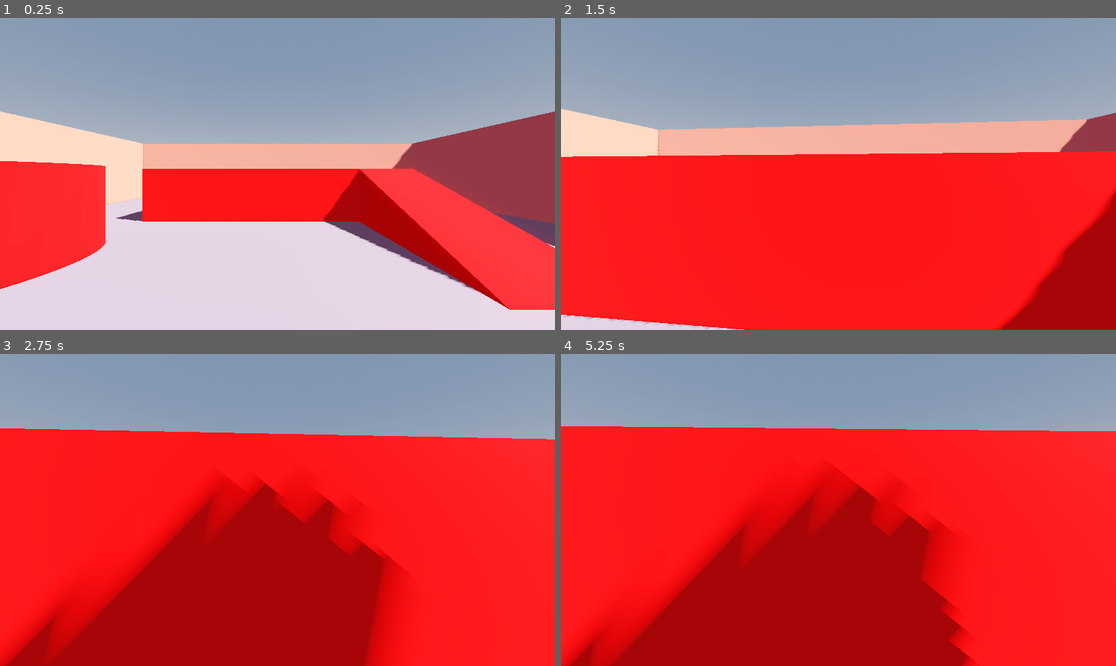
Above: before the commit, frames 1-4 (two rows, left to right).
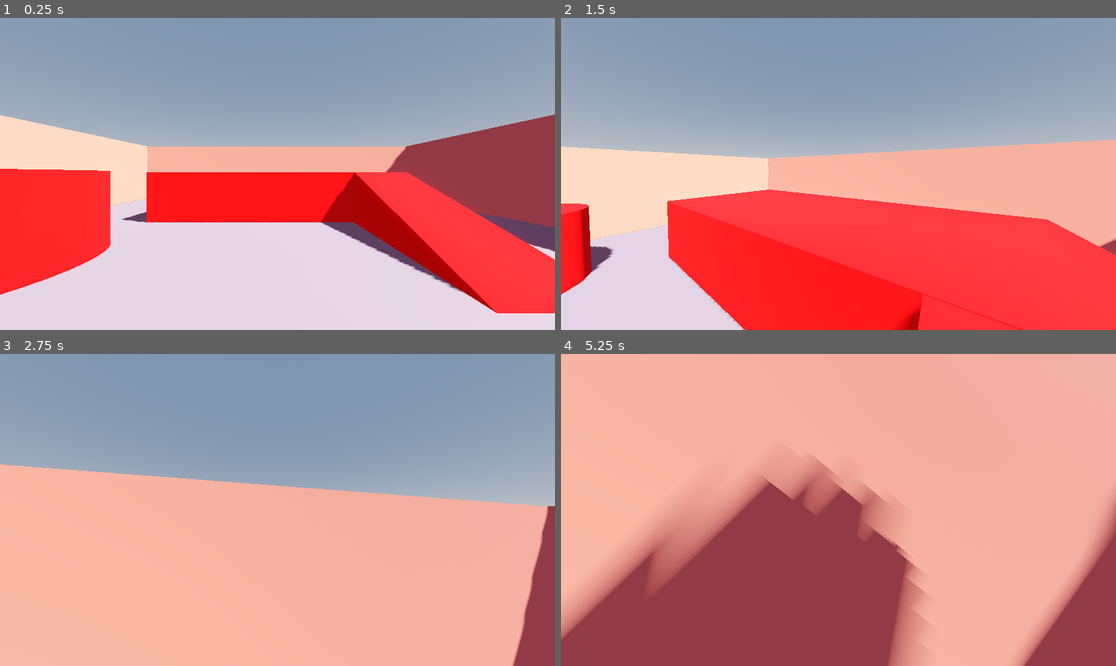
Above: after the commit, the same moments.

Repository: FastMinion/GodotFirstPersonTemplate
Game: Godot game, scene res://maps/map_dev.tscn
Same seed, same stepped clock (60 frames per second), same inputs: the game is played once before the commit and once after it.
Inputs (mouse positions are in pixels of both pictures, inside the frame that each line leads up to):
- Up to frame 1 (0.25 s): no input
- Up to frame 2 (1.5 s): move the mouse to (866, 174) at 0.52 s; hold Shift (run, bound only after the commit) 0.53-1.28 s; hold W (move_forward) from 0.53 s (still down); tap Space (jump) at 0.77 s; move the mouse to (810, 174) at 1.27 s; tap Shift (run, bound only after the commit) at 1.35 s
- Up to frame 3 (2.75 s): keep holding W (move_forward); tap Space (jump) at 1.52 s; move the mouse to (288, 503) at 2.02 s; hold Shift (run, bound only after the commit) from 2.03 s (still down)
- Up to frame 4 (5.25 s): keep holding W (move_forward); move the mouse to (832, 516) at 2.77 s; release Shift (run, bound only after the commit) at 2.78 s; tap Shift (run, bound only after the commit) at 2.85, 4.35 s; tap Space (jump) at 3.02, 3.77, 4.52 s; move the mouse to (877, 513) at 3.52 s; hold Shift (run, bound only after the commit) 3.53-4.28 s; move the mouse to (794, 506) at 4.27 s; move the mouse to (844, 510) at 5.02 s; hold Shift (run, bound only after the commit) from 5.03 s (still down)

The runs differ from the first frame. In frame 1, 5.8% of the frame differs, in the area x 0-100%, y 29-95%; in frame 2, 53%; in frame 3, 74%; in frame 4, 100%, in the area x 0-100%, y 0-100%.

Commit message:
Update player movement and camera controls (Thanks to LegionGames)

Diff:
--- a/player/player.gd
+++ b/player/player.gd
@@ -1,13 +1,23 @@
 extends CharacterBody3D
 
-@export var JUMP_VELOCITY: float = 12.0
-@export var FRICTION: float = 5.0
-@export var ACCELERATION: float = 4.0
-@export var MAX_SPEED: float = 15.0
+const JUMP_VELOCITY: float = 4.5
+const AIR_ACCELERATION: float = 3.0
+const MOUSE_SENSITIVITY: float = 0.01
+const WALK_SPEED: float = 5.0
+const RUN_SPEED: float = 8.0
+var speed: float = WALK_SPEED
 
-var gravity: float = ProjectSettings.get_setting("physics/3d/default_gravity")
+const BOB_FREQUENCY: float = 2.0
+const BOB_AMPLITUDE: float = 0.05
+var bob_timer: float = 0.0
+
+const BASE_FOV: float = 75.0
+const FOV_CHANGE: float = 1.5
+
+var gravity: float = 9.8
 
 @onready var head: Node3D = $Head
+@onready var camera: Camera3D = $Head/View
 
 
 func _ready() -> void:
@@ -16,9 +26,9 @@
 
 func _unhandled_input(event: InputEvent) -> void:
 	if event is InputEventMouseMotion and Input.get_mouse_mode() == Input.MOUSE_MODE_CAPTURED:
-		var mouse_motion: InputEventMouseMotion = event as InputEventMouseMotion
-		rotate_y(deg_to_rad(mouse_motion.relative.x * -0.1))
-		head.rotate_x(deg_to_rad(mouse_motion.relative.y * -0.1))
+		head.rotate_y(-event.relative.x * MOUSE_SENSITIVITY)
+		camera.rotate_x(-event.relative.y * MOUSE_SENSITIVITY)
+		camera.rotation.x = clamp(camera.rotation.x, deg_to_rad(-90), deg_to_rad(90))
 
 
 func _input(event):
@@ -32,30 +42,46 @@
 
 
 func _physics_process(delta: float) -> void:
-	if Input.get_mouse_mode() != Input.MOUSE_MODE_CAPTURED:
-		return
-
-
-
 	if not is_on_floor():
 		velocity.y -= gravity * delta
 
 	if Input.is_action_just_pressed("jump") and is_on_floor():
 		velocity.y = JUMP_VELOCITY
 
+	if Input.is_action_pressed("run"):
+		speed = RUN_SPEED
+	else:
+		speed = WALK_SPEED
+
 	var input_dir: Vector2 = Input.get_vector(
 		"move_left", "move_right", "move_forward", "move_back"
 	)
 
-	var direction: Vector3 = (transform.basis * Vector3(input_dir.x, 0, input_dir.y)).normalized()
+	var direction: Vector3 = -(
+		(head.transform.basis * Vector3(input_dir.x, 0, input_dir.y)).normalized()
+	)
 
-	var target_velocity: Vector3 = direction * MAX_SPEED
-	var velocity_change: Vector3 = target_velocity - velocity
-	velocity_change.y = 0
+	if is_on_floor():
+		if direction:
+			velocity.x = direction.x * speed
+			velocity.z = direction.z * speed
+		else:
+			velocity.x = 0.0
+			velocity.z = 0.0
+	else:
+		velocity.x = lerp(velocity.x, direction.x * speed, delta * AIR_ACCELERATION)
+		velocity.z = lerp(velocity.z, direction.z * speed, delta * AIR_ACCELERATION)
 
-	var impulse: Vector3 = velocity_change * ACCELERATION * delta
-	velocity += impulse
+	bob_timer += velocity.length() * float(is_on_floor()) * delta
+	camera.transform.origin = _bob_and_sway_player_head(bob_timer)
 
-	velocity = velocity.lerp(Vector3.ZERO, FRICTION * delta)
+	var new_fov: float = BASE_FOV + FOV_CHANGE * clamp(velocity.length(), 0.5, RUN_SPEED * 2)
+	camera.fov = lerp(camera.fov, new_fov, delta * 8.0)
 
 	move_and_slide()
+
+
+func _bob_and_sway_player_head(timer: float) -> Vector3:
+	var bob: float = sin(timer * BOB_FREQUENCY) * BOB_AMPLITUDE
+	var sway: float = cos(timer * BOB_FREQUENCY * 0.5) * BOB_AMPLITUDE
+	return Vector3(sway, bob, 0)
--- a/project.godot
+++ b/project.godot
@@ -53,6 +53,11 @@
 , Object(InputEventJoypadButton,"resource_local_to_scene":false,"resource_name":"","device":-1,"button_index":6,"pressure":0.0,"pressed":false,"script":null)
 ]
 }
+run={
+"deadzone": 0.5,
+"events": [Object(InputEventKey,"resource_local_to_scene":false,"resource_name":"","device":-1,"window_id":0,"alt_pressed":false,"shift_pressed":false,"ctrl_pressed":false,"meta_pressed":false,"pressed":false,"keycode":0,"physical_keycode":4194325,"key_label":0,"unicode":0,"echo":false,"script":null)
+]
+}
 
 [physics]
 
